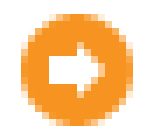
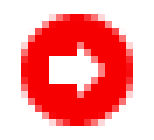
Layered file, before and after one edit (154×140). Changes by layer:
painted on "Shape 1" over [21, 14, 133, 126]
